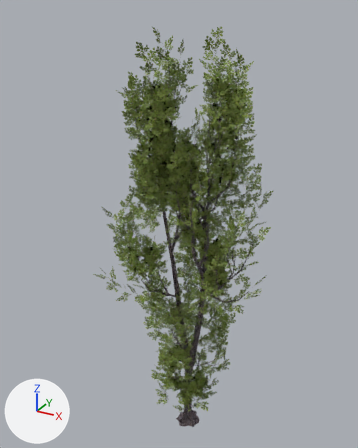
The Blender file Trees/Poplar2.blend as it was, and as the next commit left it.
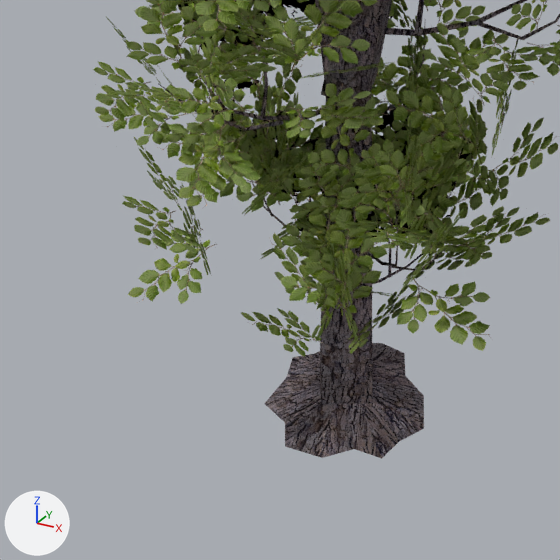
There are two pictures of each version: one whole from a camera (50 mm lens) standing at (6.98, -13.43, 15.14) and looking at (-0.38, -0.04, 8.44), one close up on the part from 38% to 61% of the width and 80% to 99% of the height. The axes (+X, +Y, +Z) are drawn at lower left. The lights are the same throughout.

Names of what the first close-up shows: 'Poplar2'.
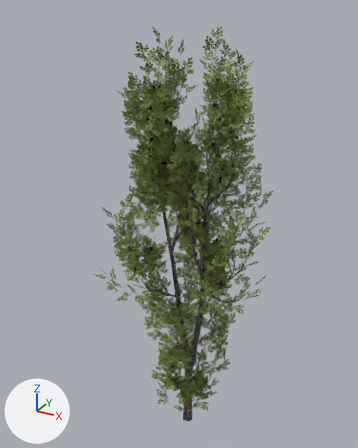
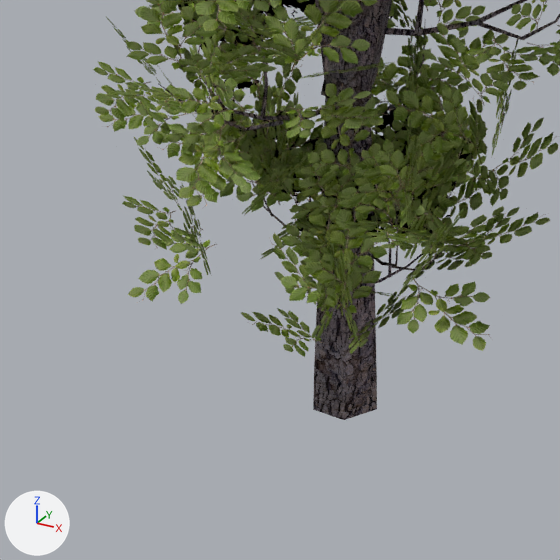
Location of each change, (x1, y1, x2, y2) in pixels of the close-ups (560 x 560 px; the box of a moved part takes in the faces that stretch with it):
'Poplar2', reshaped
    before: (93, 0, 560, 459)
    after: (93, 0, 560, 420)
part 1 of me_leaves_001, deleted
    before: (264, 343, 424, 459)
part 2 of me_leaves_001, moved or reshaped
    before: (320, 87, 372, 404)
    after: (313, 87, 377, 420)

The edits, one by one:
me_leaves_001 is used by ob_poplar2; location (0.0, 0.0, 0.0); rotation (1.571, 0.0, 0.0), in degrees (90, 0, 0).
me_leaves_001 had 6860 vertices, 2558 faces and spanned x -2.78..3.19, y 0.0..14.75, z -2.53..3.04.
me_leaves_001 now has 6836 vertices, 2544 faces and spans x -2.78..3.19, y 0.0..14.75, z -2.53..3.04.
me_leaves_001 part 1: the loose piece of 32 vertices spanning x -0.43..0.5, y 0.0..0.12, z -0.49..0.48 is deleted.
Part 2, on me_leaves_001:
4 vertices are removed from x -0.2..0.2, y 0.12, z -0.2..0.2.
7 faces are deleted.
12 vertices are added at x -0.24..0.19, y 0.0..2.3, z -0.24..0.16.
9 new faces join them, mat_bark, smooth.
